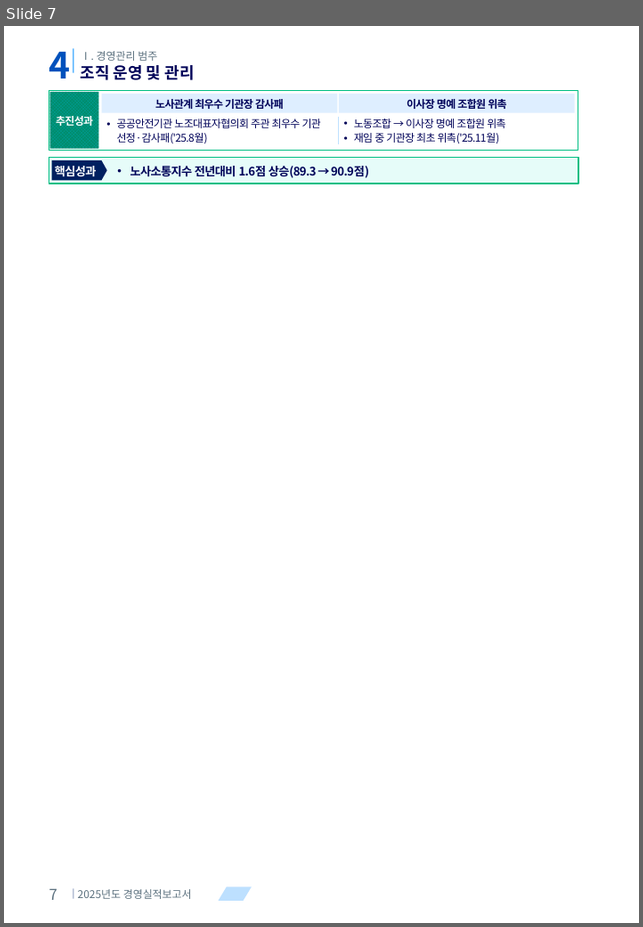
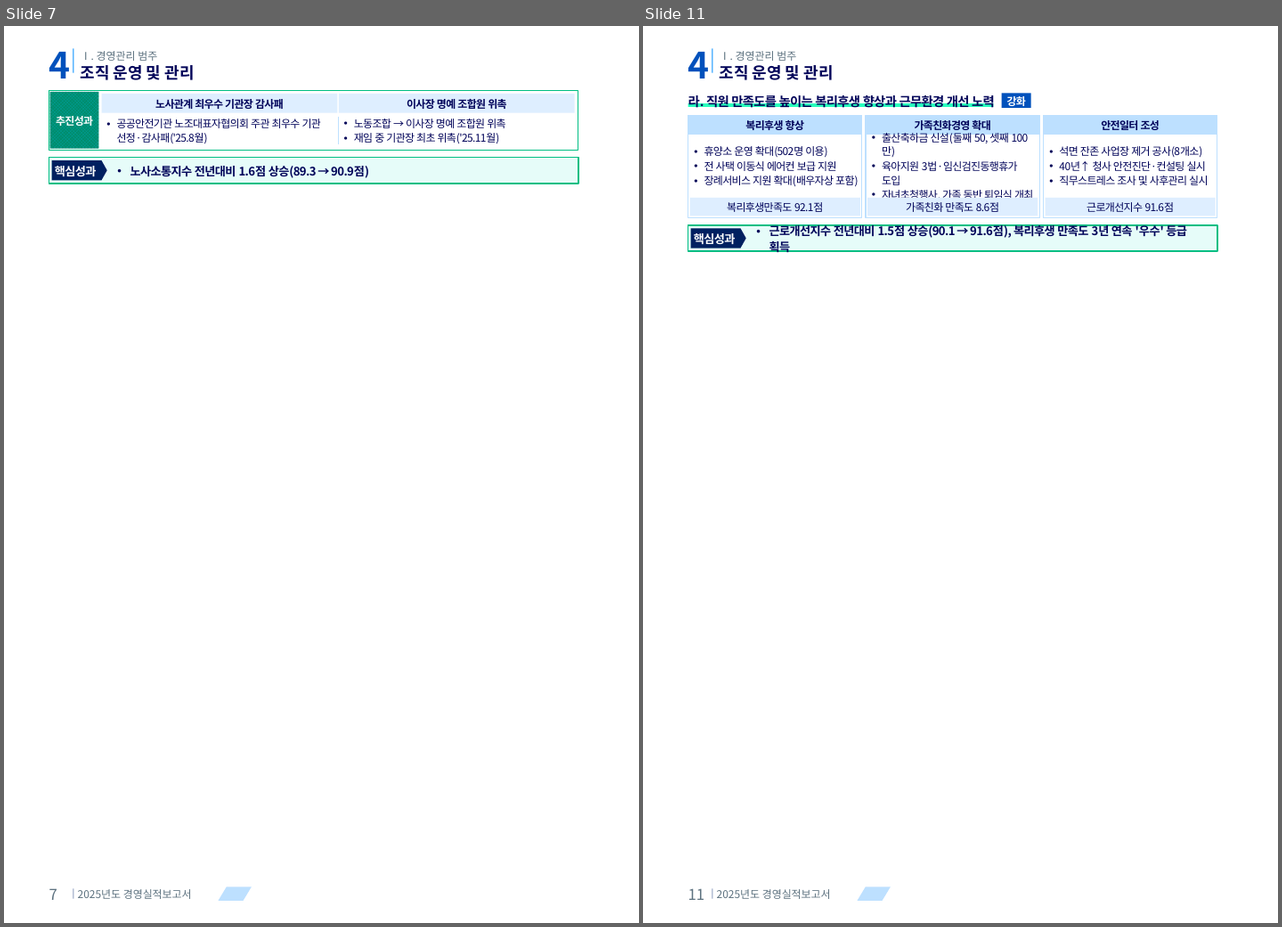
Before and after one commit to khjlsi-creator/claude, a slide deck: korad-경영평가-ppt/KORAD_경영평가_레이아웃_카탈로그_A4세로.pptx. Shown side by side, each under a label of ours: slide 7 before the commit, slides 7 and 11 after it; the slides between them are not shown. The pictures are 643x927 and 1282x927 pixels, drawn with LibreOffice and Linux fonts; fonts in the diff are those of the drawing. Boxes give left, top, right and bottom in pixels: in the first picture for what was removed or moved away, otherwise in the second. Text is boxed around its words. In the diff, an @@ line names an element or a change of style, - is before the commit and + after.

```diff
--- a/korad-경영평가-ppt/KORAD_경영평가_레이아웃_카탈로그_A4세로.pptx
+++ b/korad-경영평가-ppt/KORAD_경영평가_레이아웃_카탈로그_A4세로.pptx
@@ slide 11 added at (x1=643, y1=26, x2=1278, y2=923), background #FFFFFF; not listed: 3 template elements that a slide beside it also shows @@
@@ text added at (x1=688, y1=52, x2=710, y2=79), 34 pt, text #0051BC, bold @@
+4
@@ text added at (x1=720, y1=51, x2=796, y2=61), 10 pt, text #5D7280 @@
+Ⅰ. 경영관리 범주
@@ text added at (x1=720, y1=65, x2=833, y2=80), 15 pt, text #000359, bold @@
+조직 운영 및 관리
@@ rectangle added at (x1=688, y1=103, x2=993, y2=107), fill #29FFBD @@
@@ text added at (x1=688, y1=94, x2=995, y2=111), 12 pt, text #000359, bold @@
+라. 직원 만족도를 높이는 복리후생 향상과 근무환경 개선 노력
@@ rectangle added at (x1=1002, y1=93, x2=1030, y2=107), fill #0051BC, 10 pt, text #FFFFFF, bold @@
+강화
@@ rectangle added at (x1=688, y1=115, x2=862, y2=218), fill #FFFFFF, outline #BDE0FF 1 pt @@
@@ rectangle added at (x1=688, y1=115, x2=862, y2=135), fill #BDE0FF, 10 pt, text #000359, bold @@
+복리후생 향상
@@ rectangle added at (x1=865, y1=115, x2=1039, y2=218), fill #FFFFFF, outline #BDE0FF 1 pt @@
@@ rectangle added at (x1=865, y1=115, x2=1039, y2=135), fill #BDE0FF, 10 pt, text #000359, bold @@
+가족친화경영 확대
@@ rectangle added at (x1=1043, y1=115, x2=1216, y2=218), fill #FFFFFF, outline #BDE0FF 1 pt @@
@@ rectangle added at (x1=1043, y1=115, x2=1216, y2=135), fill #BDE0FF, 10 pt, text #000359, bold @@
+안전일터 조성
@@ text added at (x1=704, y1=146, x2=857, y2=187), 10 pt, text #000359 @@
+• 휴양소 운영 확대(502명 이용)
+• 전 사택 이동식 에어컨 보급 지원
+• 장례서비스 지원 확대(배우자상 포함)
@@ text added at (x1=882, y1=133, x2=1033, y2=198), 10 pt, text #000359 @@
+• 출산축하금 신설(둘째 50, 셋째 100만)
+• 육아지원 3법·임신검진동행휴가 도입
+• 자녀초청행사, 가족 동반 퇴임식 개최
@@ text added at (x1=1059, y1=146, x2=1207, y2=185), 10 pt, text #000359 @@
+• 석면 잔존 사업장 제거 공사(8개소)
+• 40년↑ 청사 안전진단·컨설팅 실시
+• 직무스트레스 조사 및 사후관리 실시
@@ rectangle added at (x1=690, y1=198, x2=860, y2=216), fill #DEEEFF, 10 pt, text #000359 @@
+복리후생만족도 92.1점
@@ rectangle added at (x1=867, y1=198, x2=1037, y2=216), fill #DEEEFF, 10 pt, text #000359 @@
+가족친화 만족도 8.6점
@@ rectangle added at (x1=1045, y1=198, x2=1215, y2=216), fill #DEEEFF, 10 pt, text #000359 @@
+근로개선지수 91.6점
@@ rectangle added at (x1=688, y1=225, x2=1217, y2=251), fill #E6FCF9, outline #00BE83 1.5 pt @@
@@ pentagon arrow added at (x1=690, y1=229, x2=746, y2=248), fill #002060, 11 pt, text #FFFFFF, bold @@
+핵심성과
@@ text added at (x1=769, y1=224, x2=1187, y2=255), 11 pt, text #000359, bold @@
+• 근로개선지수 전년대비 1.5점 상승(90.1 → 91.6점), 복리후생 만족도 3년 연속 '우수' 등급 획득
@@ text added at (x1=688, y1=888, x2=705, y2=900), 14 pt, text #5D7280 @@
+11
@@ text added at (x1=717, y1=889, x2=831, y2=899), 10 pt, text #5D7280 @@
+2025년도 경영실적보고서
```
Also in this commit, not shown: 6 slides changed, 1 other slide added, 9 other files.
